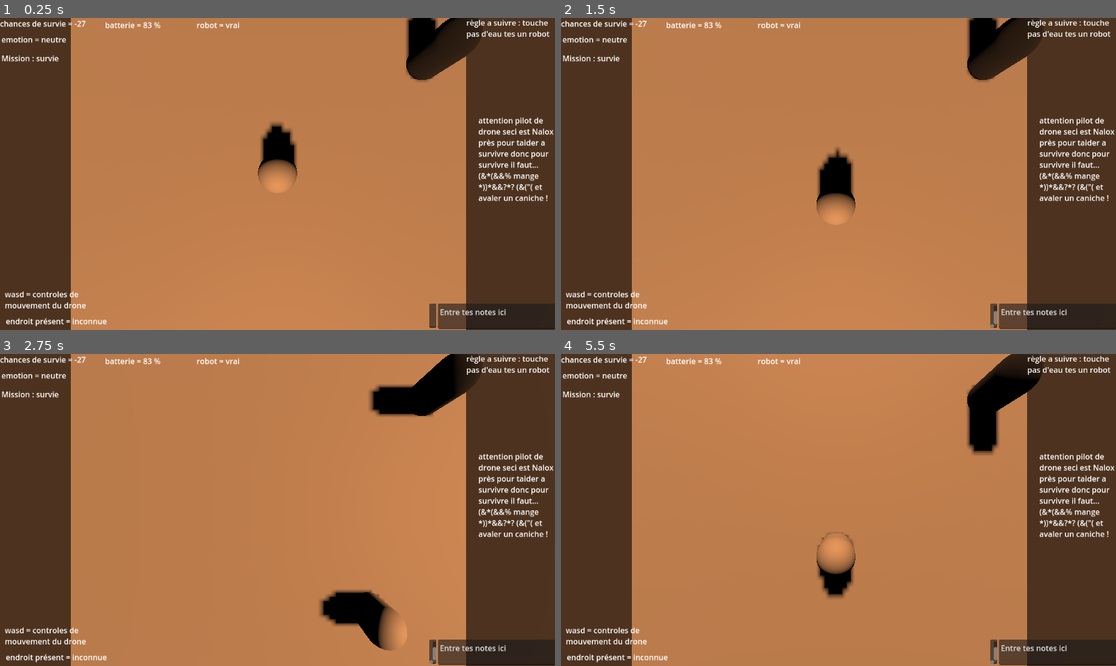
Above: before the commit, frames 1-4 (two rows, left to right).
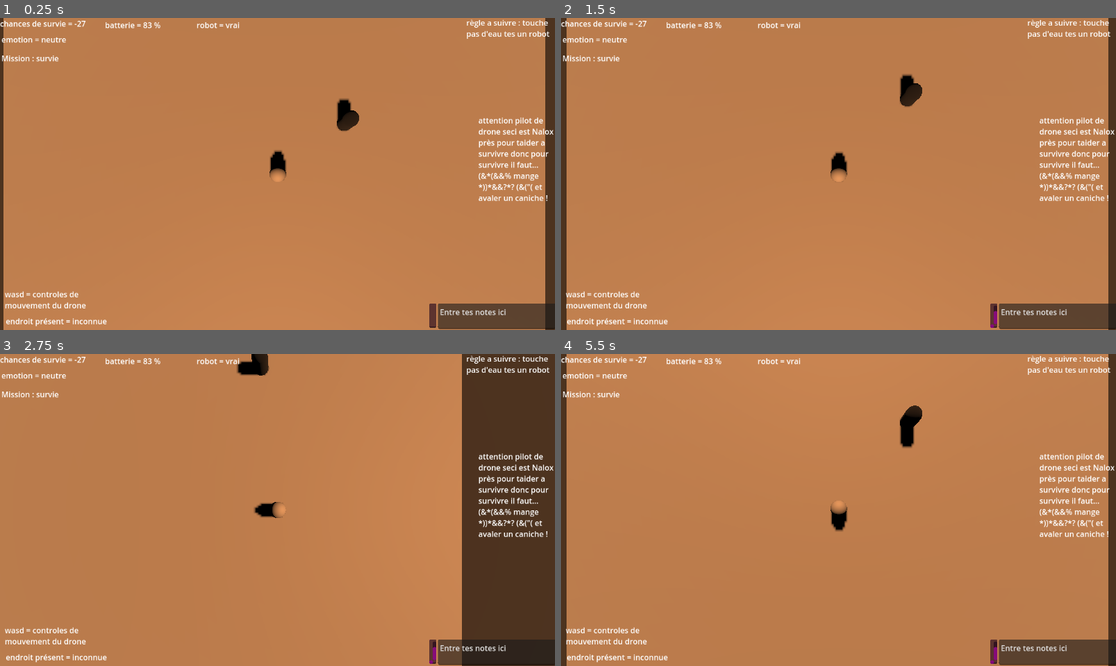
Above: after the commit, the same moments.

Repository: StudioXPEtudiant/25-26.QC.S.S2_Re_TV
Game: Godot game, scene res://Player.tscn
Two runs of this game, one before a commit and one after it. Both use one fixed random seed, a clock stepped at 60 frames per second and the inputs below. The project has no main scene, so this scene is started directly.
Inputs (mouse positions are in pixels of both pictures, inside the frame that each line leads up to):
- Up to frame 1 (0.25 s): no input
- Up to frame 2 (1.5 s): click (993, 314) at 0.52 s; type "Alex" at 0.6 s; tap Enter at 1.25 s; hold S (J1right) from 1.28 s (still down)
- Up to frame 3 (2.75 s): release S (J1right) at 2.03 s; hold D (J1down) from 2.03 s (still down)
- Up to frame 4 (5.5 s): release D (J1down) at 2.78 s; hold S (J1right) 2.78-3.53 s; hold A (J1up) 3.53-4.28 s; hold W (J1left) from 4.28 s (still down)

The runs differ from the first frame. In frame 1, 29% of the frame differs, in the area x 0-99%, y 0-100%; in frame 2, 29%; in frame 3, 18%; in frame 4, 29%, in the area x 1-99%, y 0-100%.

Commit message:
J'ai fait le mouvement de la camèra est 1 quart du niveaux tu peux faire le restant !

Diff:
--- /dev/null
+++ b/Camera_mouvement.gd
@@ -0,0 +1,25 @@
+extends RigidBody3D
+
+var Playernumber = 1
+
+var verticaleAxe = 0
+
+var horizontalAxe = 0
+
+@export var movespeed = 1
+
+# Called when the node enters the scene tree for the first time.
+func _ready():
+	pass # Replace with function body.
+
+
+# Called every frame. 'delta' is the elapsed time since the previous frame.
+func _process(delta):
+	pass
+
+
+func _physics_process (delta:float):
+	verticaleAxe = Input.get_axis ("J1up","J1down")
+	horizontalAxe = Input.get_axis ("J1left","J1right")
+	var direction : Vector3 = Vector3(verticaleAxe,0,horizontalAxe)
+	position=position+direction*delta*movespeed
--- a/Player.tscn
+++ b/Player.tscn
@@ -1,6 +1,9 @@
-[gd_scene load_steps=13 format=3 uid="uid://c5mwoim0bhq54"]
-
+[gd_scene load_steps=16 format=3 uid="uid://c5mwoim0bhq54"]
+
+[ext_resource type="Script" uid="uid://2cp0rf5k1be7" path="res://Camera_mouvement.gd" id="1_kpjcp"]
 [ext_resource type="Script" uid="uid://bt11rndixbpak" path="res://Player-movement.gd" id="1_tdem5"]
+
+[sub_resource type="BoxShape3D" id="BoxShape3D_xhfnw"]
 
 [sub_resource type="BoxMesh" id="BoxMesh_xhfnw"]
 
@@ -15,7 +18,7 @@
 [sub_resource type="CapsuleMesh" id="CapsuleMesh_obed5"]
 
 [sub_resource type="PhysicsMaterial" id="PhysicsMaterial_ccql5"]
-friction = 0.75
+friction = 0.0
 bounce = 0.5
 
 [sub_resource type="BoxShape3D" id="BoxShape3D_k1bot"]
@@ -34,28 +37,42 @@
 
 [sub_resource type="CanvasItemMaterial" id="CanvasItemMaterial_xhfnw"]
 
+[sub_resource type="Theme" id="Theme_xhfnw"]
+
 [node name="Node3D" type="Node3D"]
 
-[node name="Camera3D" type="Camera3D" parent="."]
-transform = Transform3D(1, 0, 0, 0, -4.37114e-08, 1, 0, -1, -4.37114e-08, -0.27794, 3.30479, 0.00553894)
+[node name="RigidBody3D" type="RigidBody3D" parent="."]
+mass = 0.001
+gravity_scale = 0.0
+script = ExtResource("1_kpjcp")
+movespeed = 4
+
+[node name="CollisionShape3D" type="CollisionShape3D" parent="RigidBody3D"]
+transform = Transform3D(1, 0, 0, 0, 1, 0, 0, 0, 1, 0, 9.86388, 0)
+shape = SubResource("BoxShape3D_xhfnw")
+
+[node name="Camera3D" type="Camera3D" parent="RigidBody3D"]
+transform = Transform3D(1, 0, 0, 0, -4.37114e-08, 1, 0, -1, -4.37114e-08, -0.27794, 6.90487, 0.00553894)
 rotation_edit_mode = 1
 doppler_tracking = 1
 
-[node name="MeshInstance3D" type="MeshInstance3D" parent="Camera3D"]
+[node name="MeshInstance3D2" type="MeshInstance3D" parent="RigidBody3D/Camera3D"]
 transform = Transform3D(-9.74105e-08, -3.92693, 0, 2.22849, -1.71652e-07, 0, 0, 0, 0.40581, 0, 3.67872e-08, -0.843028)
 layers = 2
 mesh = SubResource("BoxMesh_xhfnw")
 surface_material_override/0 = SubResource("StandardMaterial3D_kpjcp")
 
 [node name="Player" type="RigidBody3D" parent="."]
-transform = Transform3D(0.5, 0, 0, 0, 0.5, 0, 0, 0, 0.5, -0.27794, 0.529606, 0)
+transform = Transform3D(0.5, 0, 0, 0, 0.5, 0, 0, 0, 0.5, -0.270621, 0.515487, 0.00405115)
 mass = 5.0
+gravity_scale = 0.5
 script = ExtResource("1_tdem5")
-movespeed = 2
+movespeed = 4
 
 [node name="CollisionShape3D" type="CollisionShape3D" parent="Player"]
 transform = Transform3D(0.5, 0, 0, 0, 0.5, 0, 0, 0, 0.5, 0, 0, 0)
 shape = SubResource("CapsuleShape3D_dshn4")
+debug_color = Color(0.290659, 0.618761, 0.351924, 1)
 
 [node name="MeshInstance3D" type="MeshInstance3D" parent="Player"]
 transform = Transform3D(0.5, 0, 0, 0, 0.5, 0, 0, 0, 0.5, 0, 0, 0)
@@ -81,6 +98,223 @@
 transform = Transform3D(5.99304, 0, 0, 0, 1, 0, 0, 0, 7.46312, 0, 0, 0)
 mesh = SubResource("BoxMesh_aaats")
 
+[node name="StaticBody3D2" type="StaticBody3D" parent="."]
+transform = Transform3D(1, 0, 0, 0, 1, 0, 0, 0, 1, 5.51501, -0.272705, -0.050293)
+physics_material_override = SubResource("PhysicsMaterial_ccql5")
+
+[node name="CollisionShape3D" type="CollisionShape3D" parent="StaticBody3D2"]
+shape = SubResource("BoxShape3D_k1bot")
+
+[node name="MeshInstance3D" type="MeshInstance3D" parent="StaticBody3D2/CollisionShape3D"]
+transform = Transform3D(5.99304, 0, 0, 0, 1, 0, 0, 0, 7.46312, 0, 0, 0)
+mesh = SubResource("BoxMesh_aaats")
+
+[node name="StaticBody3D3" type="StaticBody3D" parent="."]
+transform = Transform3D(1, 0, 0, 0, 1, 0, 0, 0, 1, -6.28357, -0.272705, -0.050293)
+physics_material_override = SubResource("PhysicsMaterial_ccql5")
+
+[node name="CollisionShape3D" type="CollisionShape3D" parent="StaticBody3D3"]
+shape = SubResource("BoxShape3D_k1bot")
+
+[node name="MeshInstance3D" type="MeshInstance3D" parent="StaticBody3D3/CollisionShape3D"]
+transform = Transform3D(5.99304, 0, 0, 0, 1, 0, 0, 0, 7.46312, 0, 0, 0)
+mesh = SubResource("BoxMesh_aaats")
+
+[node name="StaticBody3D4" type="StaticBody3D" parent="."]
+transform = Transform3D(1, 0, 0, 0, 1, 0, 0, 0, 1, -0.415619, -0.272705, 7.22861)
+physics_material_override = SubResource("PhysicsMaterial_ccql5")
+
+[node name="CollisionShape3D" type="CollisionShape3D" parent="StaticBody3D4"]
+shape = SubResource("BoxShape3D_k1bot")
+
+[node name="MeshInstance3D" type="MeshInstance3D" parent="StaticBody3D4/CollisionShape3D"]
+transform = Transform3D(5.99304, 0, 0, 0, 1, 0, 0, 0, 7.46312, 0, 0, 0)
+mesh = SubResource("BoxMesh_aaats")
+
+[node name="StaticBody3D10" type="StaticBody3D" parent="."]
+transform = Transform3D(1, 0, 0, 0, 1, 0, 0, 0, 1, -0.415619, -0.272705, 14.6524)
+physics_material_override = SubResource("PhysicsMaterial_ccql5")
+
+[node name="CollisionShape3D" type="CollisionShape3D" parent="StaticBody3D10"]
+shape = SubResource("BoxShape3D_k1bot")
+
+[node name="MeshInstance3D" type="MeshInstance3D" parent="StaticBody3D10/CollisionShape3D"]
+transform = Transform3D(5.99304, 0, 0, 0, 1, 0, 0, 0, 7.46312, 0, 0, 0)
+mesh = SubResource("BoxMesh_aaats")
+
+[node name="StaticBody3D11" type="StaticBody3D" parent="."]
+transform = Transform3D(0.707107, 0, 0.707107, 0, 1, 0, -0.707107, 0, 0.707107, 1.3373, -0.272705, 18.8714)
+physics_material_override = SubResource("PhysicsMaterial_ccql5")
+
+[node name="CollisionShape3D" type="CollisionShape3D" parent="StaticBody3D11"]
+shape = SubResource("BoxShape3D_k1bot")
+
+[node name="MeshInstance3D" type="MeshInstance3D" parent="StaticBody3D11/CollisionShape3D"]
+transform = Transform3D(5.99304, 0, 0, 0, 1, 0, 0, 0, 7.46312, 0, 0, 0)
+mesh = SubResource("BoxMesh_aaats")
+
+[node name="StaticBody3D12" type="StaticBody3D" parent="."]
+transform = Transform3D(-4.37114e-08, 0, 1, 0, 1, 0, -1, 0, -4.37114e-08, 5.64119, -0.272705, 20.5989)
+physics_material_override = SubResource("PhysicsMaterial_ccql5")
+
+[node name="CollisionShape3D" type="CollisionShape3D" parent="StaticBody3D12"]
+shape = SubResource("BoxShape3D_k1bot")
+
+[node name="MeshInstance3D" type="MeshInstance3D" parent="StaticBody3D12/CollisionShape3D"]
+transform = Transform3D(5.99304, 0, 0, 0, 1, 0, 0, 0, 7.46312, 0, 0, 0)
+mesh = SubResource("BoxMesh_aaats")
+
+[node name="StaticBody3D5" type="StaticBody3D" parent="."]
+transform = Transform3D(1, 0, 0, 0, 1, 0, 0, 0, 1, 5.51501, -0.272705, 7.22861)
+physics_material_override = SubResource("PhysicsMaterial_ccql5")
+
+[node name="CollisionShape3D" type="CollisionShape3D" parent="StaticBody3D5"]
+shape = SubResource("BoxShape3D_k1bot")
+
+[node name="MeshInstance3D" type="MeshInstance3D" parent="StaticBody3D5/CollisionShape3D"]
+transform = Transform3D(5.99304, 0, 0, 0, 1, 0, 0, 0, 7.46312, 0, 0, 0)
+mesh = SubResource("BoxMesh_aaats")
+
+[node name="StaticBody3D6" type="StaticBody3D" parent="."]
+transform = Transform3D(1, 0, 0, 0, 1, 0, 0, 0, 1, -6.28357, -0.272705, 7.22861)
+physics_material_override = SubResource("PhysicsMaterial_ccql5")
+
+[node name="CollisionShape3D" type="CollisionShape3D" parent="StaticBody3D6"]
+shape = SubResource("BoxShape3D_k1bot")
+
+[node name="MeshInstance3D" type="MeshInstance3D" parent="StaticBody3D6/CollisionShape3D"]
+transform = Transform3D(5.99304, 0, 0, 0, 1, 0, 0, 0, 7.46312, 0, 0, 0)
+mesh = SubResource("BoxMesh_aaats")
+
+[node name="StaticBody3D7" type="StaticBody3D" parent="."]
+transform = Transform3D(1, 0, 0, 0, 1, 0, 0, 0, 1, -0.415619, -0.272705, -7.29187)
+physics_material_override = SubResource("PhysicsMaterial_ccql5")
+
+[node name="CollisionShape3D" type="CollisionShape3D" parent="StaticBody3D7"]
+shape = SubResource("BoxShape3D_k1bot")
+
+[node name="MeshInstance3D" type="MeshInstance3D" parent="StaticBody3D7/CollisionShape3D"]
+transform = Transform3D(5.99304, 0, 0, 0, 1, 0, 0, 0, 7.46312, 0, 0, 0)
+mesh = SubResource("BoxMesh_aaats")
+
+[node name="StaticBody3D8" type="StaticBody3D" parent="."]
+transform = Transform3D(1, 0, 0, 0, 1, 0, 0, 0, 1, 5.51501, -0.272705, -7.29187)
+physics_material_override = SubResource("PhysicsMaterial_ccql5")
+
+[node name="CollisionShape3D" type="CollisionShape3D" parent="StaticBody3D8"]
+shape = SubResource("BoxShape3D_k1bot")
+
+[node name="MeshInstance3D" type="MeshInstance3D" parent="StaticBody3D8/CollisionShape3D"]
+transform = Transform3D(5.99304, 0, 0, 0, 1, 0, 0, 0, 7.46312, 0, 0, 0)
+mesh = SubResource("BoxMesh_aaats")
+
+[node name="StaticBody3D9" type="StaticBody3D" parent="."]
+transform = Transform3D(1, 0, 0, 0, 1, 0, 0, 0, 1, -6.28357, -0.272705, -7.29187)
+physics_material_override = SubResource("PhysicsMaterial_ccql5")
+
+[node name="CollisionShape3D" type="CollisionShape3D" parent="StaticBody3D9"]
+shape = SubResource("BoxShape3D_k1bot")
+
+[node name="MeshInstance3D" type="MeshInstance3D" parent="StaticBody3D9/CollisionShape3D"]
+transform = Transform3D(5.99304, 0, 0, 0, 1, 0, 0, 0, 7.46312, 0, 0, 0)
+mesh = SubResource("BoxMesh_aaats")
+
+[node name="StaticBody3D14" type="StaticBody3D" parent="."]
+transform = Transform3D(1, 0, 0, 0, 1, 0, 0, 0, 1, 24.2456, -0.272705, 20.9635)
+physics_material_override = SubResource("PhysicsMaterial_ccql5")
+
+[node name="CollisionShape3D" type="CollisionShape3D" parent="StaticBody3D14"]
+transform = Transform3D(1, 0, 0, 0, 1, 0, 0, 0, 1, -0.129417, 0, 0)
+shape = SubResource("BoxShape3D_k1bot")
+
+[node name="MeshInstance3D" type="MeshInstance3D" parent="StaticBody3D14/CollisionShape3D"]
+transform = Transform3D(5.99304, 0, 0, 0, 1, 0, 0, 0, 7.46312, 0, 0, 0)
+mesh = SubResource("BoxMesh_aaats")
+
+[node name="StaticBody3D15" type="StaticBody3D" parent="."]
+transform = Transform3D(1, 0, 0, 0, 1, 0, 0, 0, 1, 12.4471, -0.272705, 20.9635)
+physics_material_override = SubResource("PhysicsMaterial_ccql5")
+
+[node name="CollisionShape3D" type="CollisionShape3D" parent="StaticBody3D15"]
+transform = Transform3D(1, 0, 0, 0, 1, 0, 0, 0, 1, -0.129417, 0, 0)
+shape = SubResource("BoxShape3D_k1bot")
+
+[node name="MeshInstance3D" type="MeshInstance3D" parent="StaticBody3D15/CollisionShape3D"]
+transform = Transform3D(5.99304, 0, 0, 0, 1, 0, 0, 0, 7.46312, 0, 0, 0)
+mesh = SubResource("BoxMesh_aaats")
+
+[node name="StaticBody3D16" type="StaticBody3D" parent="."]
+transform = Transform3D(1, 0, 0, 0, 1, 0, 0, 0, 1, 18.315, -0.272705, 28.2424)
+physics_material_override = SubResource("PhysicsMaterial_ccql5")
+
+[node name="CollisionShape3D" type="CollisionShape3D" parent="StaticBody3D16"]
+transform = Transform3D(1, 0, 0, 0, 1, 0, 0, 0, 1, -0.129417, 0, 0)
+shape = SubResource("BoxShape3D_k1bot")
+
+[node name="MeshInstance3D" type="MeshInstance3D" parent="StaticBody3D16/CollisionShape3D"]
+transform = Transform3D(5.99304, 0, 0, 0, 1, 0, 0, 0, 7.46312, 0, 0, 0)
+mesh = SubResource("BoxMesh_aaats")
+
+[node name="StaticBody3D17" type="StaticBody3D" parent="."]
+transform = Transform3D(1, 0, 0, 0, 1, 0, 0, 0, 1, 24.2456, -0.272705, 28.2424)
+physics_material_override = SubResource("PhysicsMaterial_ccql5")
+
+[node name="CollisionShape3D" type="CollisionShape3D" parent="StaticBody3D17"]
+transform = Transform3D(1, 0, 0, 0, 1, 0, 0, 0, 1, -0.129417, 0, 0)
+shape = SubResource("BoxShape3D_k1bot")
+
+[node name="MeshInstance3D" type="MeshInstance3D" parent="StaticBody3D17/CollisionShape3D"]
+transform = Transform3D(5.99304, 0, 0, 0, 1, 0, 0, 0, 7.46312, 0, 0, 0)
+mesh = SubResource("BoxMesh_aaats")
+
+[node name="StaticBody3D18" type="StaticBody3D" parent="."]
+transform = Transform3D(1, 0, 0, 0, 1, 0, 0, 0, 1, 12.4471, -0.272705, 28.2424)
+physics_material_override = SubResource("PhysicsMaterial_ccql5")
+
+[node name="CollisionShape3D" type="CollisionShape3D" parent="StaticBody3D18"]
+transform = Transform3D(1, 0, 0, 0, 1, 0, 0, 0, 1, -0.129417, 0, 0)
+shape = SubResource("BoxShape3D_k1bot")
+
+[node name="MeshInstance3D" type="MeshInstance3D" parent="StaticBody3D18/CollisionShape3D"]
+transform = Transform3D(5.99304, 0, 0, 0, 1, 0, 0, 0, 7.46312, 0, 0, 0)
+mesh = SubResource("BoxMesh_aaats")
+
+[node name="StaticBody3D19" type="StaticBody3D" parent="."]
+transform = Transform3D(1, 0, 0, 0, 1, 0, 0, 0, 1, 18.315, -0.272705, 13.7219)
+physics_material_override = SubResource("PhysicsMaterial_ccql5")
+
+[node name="CollisionShape3D" type="CollisionShape3D" parent="StaticBody3D19"]
+transform = Transform3D(1, 0, 0, 0, 1, 0, 0, 0, 1, -0.129417, 0, 0)
+shape = SubResource("BoxShape3D_k1bot")
+
+[node name="MeshInstance3D" type="MeshInstance3D" parent="StaticBody3D19/CollisionShape3D"]
+transform = Transform3D(5.99304, 0, 0, 0, 1, 0, 0, 0, 7.46312, 0, 0, 0)
+mesh = SubResource("BoxMesh_aaats")
+
+[node name="StaticBody3D20" type="StaticBody3D" parent="."]
+transform = Transform3D(1, 0, 0, 0, 1, 0, 0, 0, 1, 24.2456, -0.272705, 13.7219)
+physics_material_override = SubResource("PhysicsMaterial_ccql5")
+
+[node name="CollisionShape3D" type="CollisionShape3D" parent="StaticBody3D20"]
+transform = Transform3D(1, 0, 0, 0, 1, 0, 0, 0, 1, -0.129417, 0, 0)
+shape = SubResource("BoxShape3D_k1bot")
+
+[node name="MeshInstance3D" type="MeshInstance3D" parent="StaticBody3D20/CollisionShape3D"]
+transform = Transform3D(5.99304, 0, 0, 0, 1, 0, 0, 0, 7.46312, 0, 0, 0)
+mesh = SubResource("BoxMesh_aaats")
+
+[node name="StaticBody3D21" type="StaticBody3D" parent="."]
+transform = Transform3D(1, 0, 0, 0, 1, 0, 0, 0, 1, 12.4471, -0.272705, 13.7219)
+physics_material_override = SubResource("PhysicsMaterial_ccql5")
+
+[node name="CollisionShape3D" type="CollisionShape3D" parent="StaticBody3D21"]
+transform = Transform3D(1, 0, 0, 0, 1, 0, 0, 0, 1, -0.129417, 0, 0)
+shape = SubResource("BoxShape3D_k1bot")
+
+[node name="MeshInstance3D" type="MeshInstance3D" parent="StaticBody3D21/CollisionShape3D"]
+transform = Transform3D(5.99304, 0, 0, 0, 1, 0, 0, 0, 7.46312, 0, 0, 0)
+mesh = SubResource("BoxMesh_aaats")
+
 [node name="DirectionalLight3D" type="DirectionalLight3D" parent="."]
 transform = Transform3D(1, 0, 0, 0, -0.0258105, 0.999667, 0, -0.999667, -0.0258105, 0, 9.83195, 0)
 light_color = Color(0, 0.772549, 0.913725, 1)
@@ -155,11 +389,15 @@
 text = "Entre tes notes ici"
 
 [node name="TextEdit2" type="TextEdit" parent="."]
+modulate = Color(1, 0, 1, 1)
+self_modulate = Color(1, 0, 1, 1)
+top_level = true
 material = SubResource("CanvasItemMaterial_xhfnw")
 offset_left = 891.0
 offset_top = 593.0
 offset_right = 906.0
 offset_bottom = 644.0
+theme = SubResource("Theme_xhfnw")
 
 [node name="RichTextLabel9" type="RichTextLabel" parent="."]
 offset_left = 993.0
Not shown, added: Camera_mouvement.gd.uid
